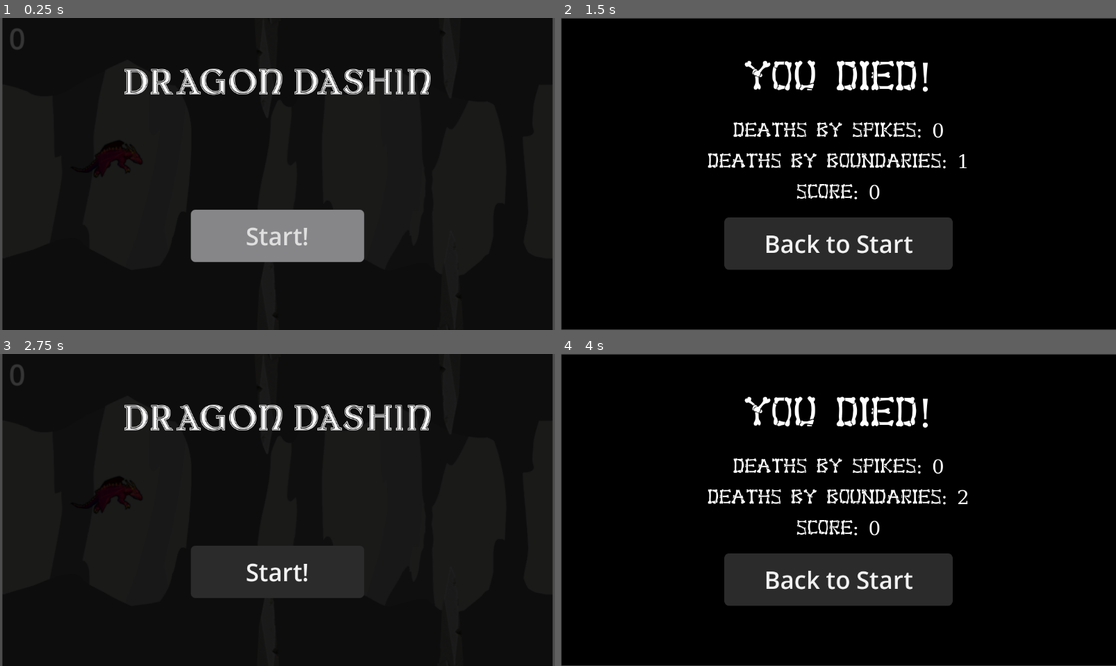
Above: before the commit, frames 1-4 (two rows, left to right).
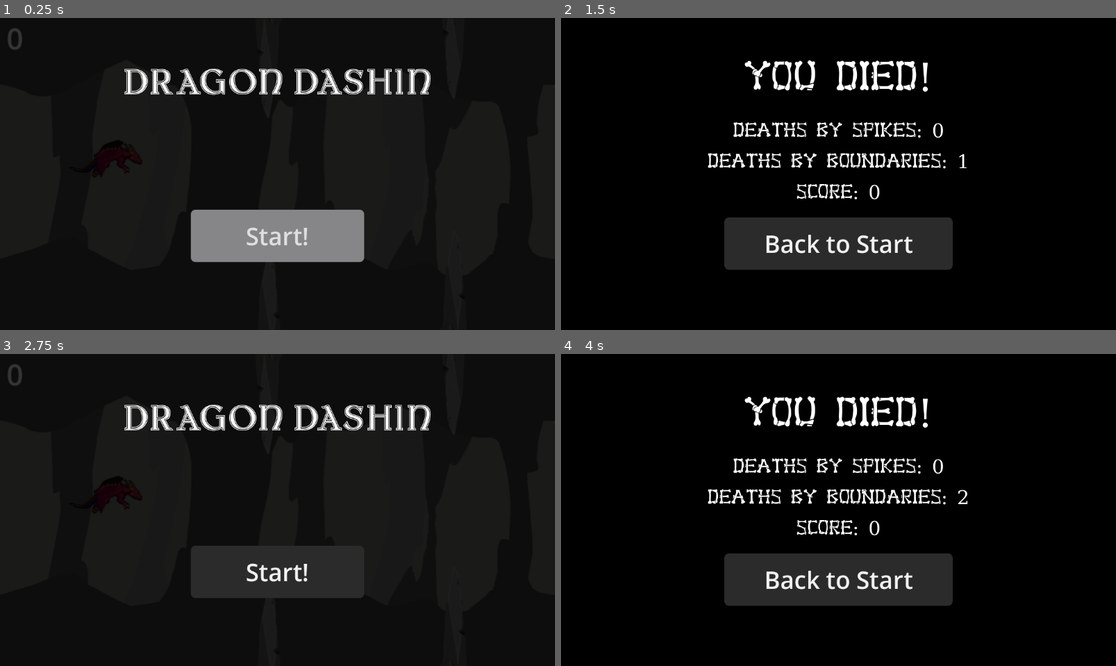
Above: after the commit, the same moments.

Repository: savagerunderscorelex/flappy-game
Game: Godot game, scene res://scenes/main_menu.tscn
The game is run twice, just before and just after one commit, with the same random seed, the same clock (stepped at 60 frames per second) and the same inputs.
Inputs:
- Up to frame 1 (0.25 s): no input
- Up to frame 2 (1.5 s): click "Start!" at 0.5 s; tap Enter at 1.25 s
- Up to frame 3 (2.75 s): click "Back to Start" at 2 s
- Up to frame 4 (4 s): click "Start!" at 2.75 s

The runs differ from the first frame. In frame 1, 0.9% of the frame differs, in the area x 0-100%, y 0-100%; in frame 2, 0.6%; in frame 3, 0.9%; in frame 4, 0.6%.

Commit message:
first bug I had to fix: when I deployed this project unto github, I noticed the the main scene was in the corner instead of in the middle, so I had to adjust the scenes to keep them uniform, and tested them to make sure

Diff:
--- a/flappy-game/icon.svg
+++ /dev/null
@@ -1 +0,0 @@
-<svg xmlns="http://www.w3.org/2000/svg" width="128" height="128"><rect width="124" height="124" x="2" y="2" fill="#363d52" stroke="#212532" stroke-width="4" rx="14"/><g fill="#fff" transform="translate(12.322 12.322)scale(.101)"><path d="M105 673v33q407 354 814 0v-33z"/><path fill="#478cbf" d="m105 673 152 14q12 1 15 14l4 67 132 10 8-61q2-11 15-15h162q13 4 15 15l8 61 132-10 4-67q3-13 15-14l152-14V427q30-39 56-81-35-59-83-108-43 20-82 47-40-37-88-64 7-51 8-102-59-28-123-42-26 43-46 89-49-7-98 0-20-46-46-89-64 14-123 42 1 51 8 102-48 27-88 64-39-27-82-47-48 49-83 108 26 42 56 81zm0 33v39c0 276 813 276 814 0v-39l-134 12-5 69q-2 10-14 13l-162 11q-12 0-16-11l-10-65H446l-10 65q-4 11-16 11l-162-11q-12-3-14-13l-5-69z"/><path d="M483 600c0 34 58 34 58 0v-86c0-34-58-34-58 0z"/><circle cx="725" cy="526" r="90"/><circle cx="299" cy="526" r="90"/></g><g fill="#414042" transform="translate(12.322 12.322)scale(.101)"><circle cx="307" cy="532" r="60"/><circle cx="717" cy="532" r="60"/></g></svg>
--- a/flappy-game/project.godot
+++ b/flappy-game/project.godot
@@ -13,7 +13,7 @@
 config/name="flappy-game"
 run/main_scene="uid://d3qpmw43uun0v"
 config/features=PackedStringArray("4.4", "Mobile")
-config/icon="res://icon.svg"
+config/icon="uid://dmtdcjvn412o2"
 
 [autoload]
 
@@ -22,6 +22,10 @@
 [editor_plugins]
 
 enabled=PackedStringArray("res://addons/godot_super-wakatime/plugin.cfg")
+
+[gui]
+
+common/icon=""
 
 [input]
 
--- a/flappy-game/scenes/death_screen.tscn
+++ b/flappy-game/scenes/death_screen.tscn
@@ -31,17 +31,8 @@
 
 [node name="Panel" type="Panel" parent="."]
 layout_mode = 1
-anchors_preset = 8
-anchor_left = 0.5
-anchor_top = 0.5
-anchor_right = 0.5
-anchor_bottom = 0.5
-offset_left = -575.5
-offset_top = -323.0
-offset_right = 575.5
-offset_bottom = 323.0
-grow_horizontal = 2
-grow_vertical = 2
+offset_right = 1157.0
+offset_bottom = 648.0
 theme_override_styles/panel = SubResource("StyleBoxFlat_7ns25")
 
 [node name="Button" type="Button" parent="."]
--- a/flappy-game/scenes/main.tscn
+++ b/flappy-game/scenes/main.tscn
@@ -17,6 +17,7 @@
 offset_right = 1152.0
 offset_bottom = 647.0
 theme_override_styles/panel = SubResource("StyleBoxTexture_sugp2")
+metadata/_edit_use_anchors_ = true
 
 [node name="Dragon" parent="." instance=ExtResource("1_wtj3h")]
 position = Vector2(147, 309)
@@ -36,22 +37,23 @@
 
 [node name="Control" type="Control" parent="CanvasLayer"]
 layout_mode = 3
-anchors_preset = 15
-anchor_right = 1.0
-anchor_bottom = 1.0
-offset_left = 178.0
-offset_top = 129.0
-offset_right = 178.0
-offset_bottom = 129.0
+anchors_preset = 8
+anchor_left = 0.5
+anchor_top = 0.5
+anchor_right = 0.5
+anchor_bottom = 0.5
 grow_horizontal = 2
 grow_vertical = 2
 
 [node name="Label" type="Label" parent="CanvasLayer/Control"]
-layout_mode = 0
-offset_left = 21.0
-offset_top = 2.0
-offset_right = 61.0
-offset_bottom = 85.0
+layout_mode = 1
+anchors_preset = 10
+anchor_right = 1.0
+offset_left = -552.0
+offset_top = -312.0
+offset_right = -518.0
+offset_bottom = -229.0
+grow_horizontal = 2
 text = "0"
 label_settings = SubResource("LabelSettings_0vcwn")
 
--- a/flappy-game/scenes/main_menu.tscn
+++ b/flappy-game/scenes/main_menu.tscn
@@ -36,17 +36,8 @@
 
 [node name="Panel" type="Panel" parent="."]
 layout_mode = 1
-anchors_preset = 8
-anchor_left = 0.5
-anchor_top = 0.5
-anchor_right = 0.5
-anchor_bottom = 0.5
-offset_left = -571.0
-offset_top = -324.0
-offset_right = 571.0
-offset_bottom = 324.0
-grow_horizontal = 2
-grow_vertical = 2
+offset_right = 1157.0
+offset_bottom = 648.0
 theme_override_styles/panel = SubResource("StyleBoxTexture_wu84c")
 
 [node name="Button" type="Button" parent="."]
--- a/flappy-game/scripts/main.gd
+++ b/flappy-game/scripts/main.gd
@@ -9,7 +9,7 @@
 
 func _on_timer_timeout() -> void:
 	var spikesInstance = spikes.instantiate()
-	spikesInstance.position.x = 1152
+	spikesInstance.position.x = 1156
 	spikesInstance.position.y = randi_range(100, 500)
 	add_child(spikesInstance)
 	$Timer.start()
Not shown, added: flappy-game/export_presets.cfg
Not shown, removed: flappy-game/icon.svg.import
Binary file added: flappy-game/images/icon.png
Not shown, added: flappy-game/images/icon.png.import
Not shown, changed: README.md
Not shown, added: dragon-dashin-export.zip
Not shown, added: dragon-dashin-export/flappy-game.apple-touch-icon.png
Not shown, added: dragon-dashin-export/flappy-game.audio.position.worklet.js
Not shown, added: dragon-dashin-export/flappy-game.audio.worklet.js
Not shown, added: dragon-dashin-export/flappy-game.icon.png
Not shown, added: dragon-dashin-export/flappy-game.js
Not shown, added: dragon-dashin-export/flappy-game.pck
(and 3 more such lines)
